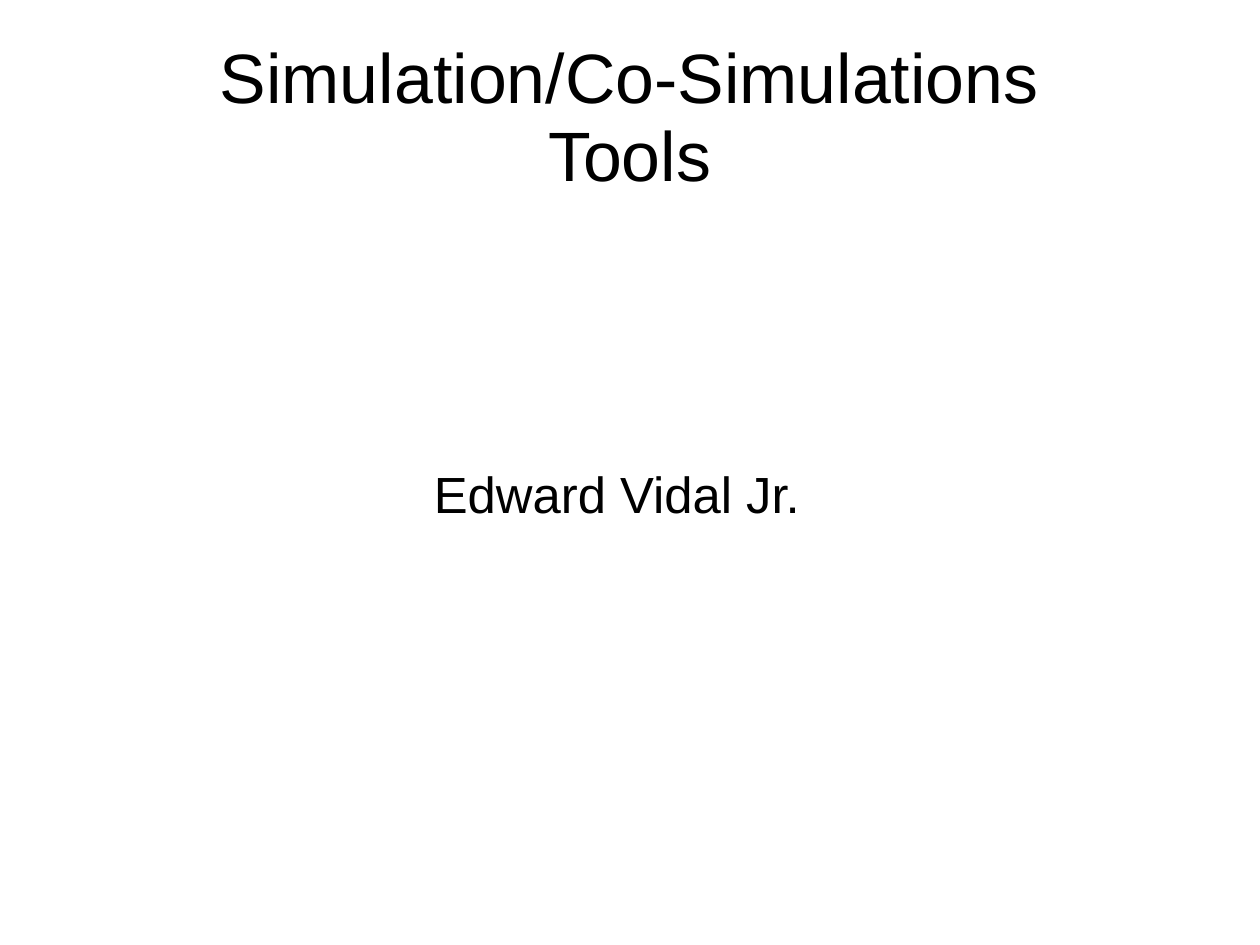
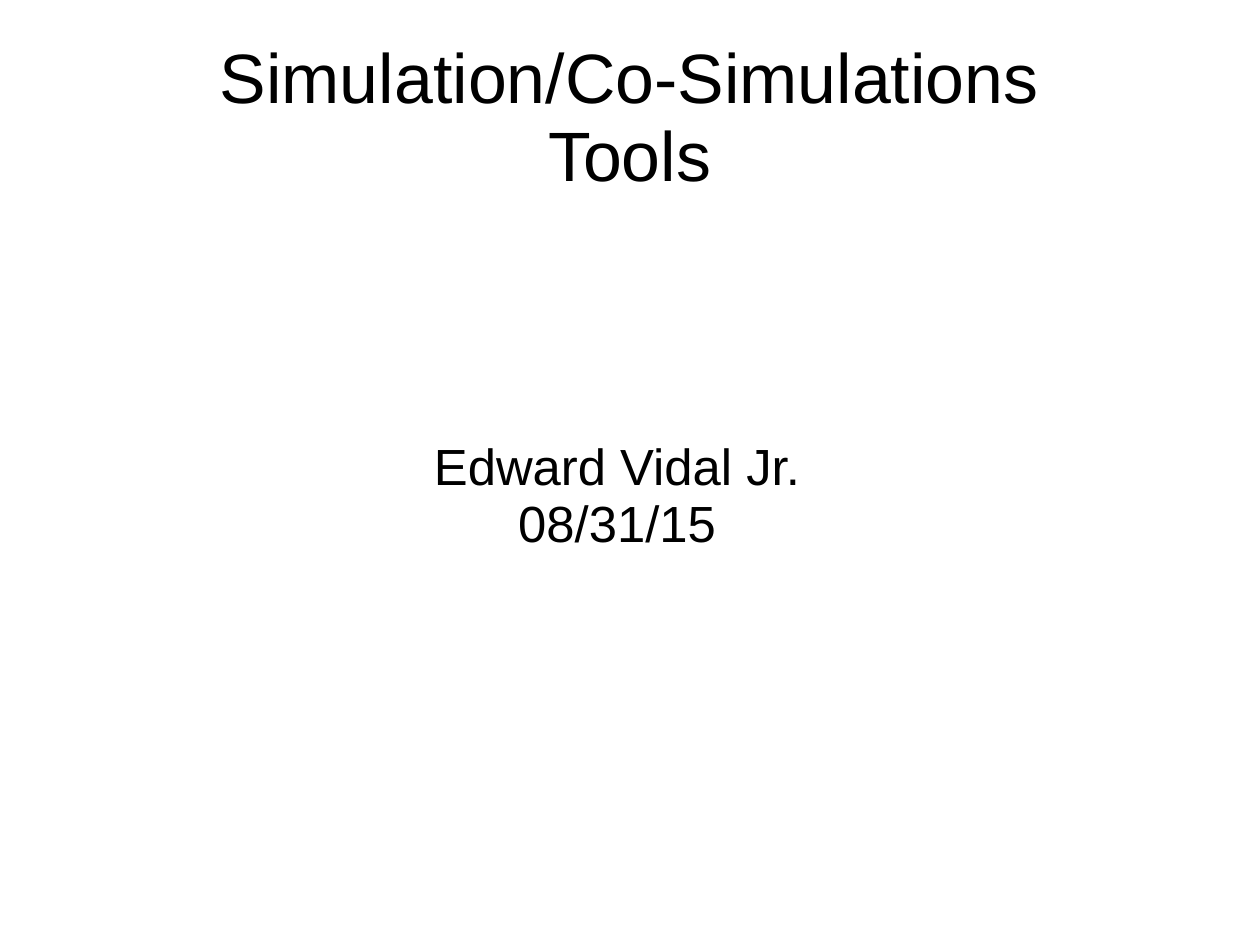
Before and after one commit to develone/raspberrypi2_yocto_doc, a slide deck: slide 1 of simulate.ppt. Drawn at 1260x945 pixels with LibreOffice and Linux fonts; fonts in the diff are those of the drawing. Boxes give left, top, right and bottom in pixels: in the first picture for what was removed or moved away, otherwise in the second. Text is boxed around its words. In the diff, an @@ line names an element or a change of style, - is before the commit and + after.

```diff
--- a/simulate.ppt
+++ b/simulate.ppt
@@ subtitle at [434, 448, 800, 486]: indent changed @@
@@ subtitle at [518, 505, 716, 543]: paragraph added @@
+08/31/15
```
Also in this commit, not shown: 1 slide added.
